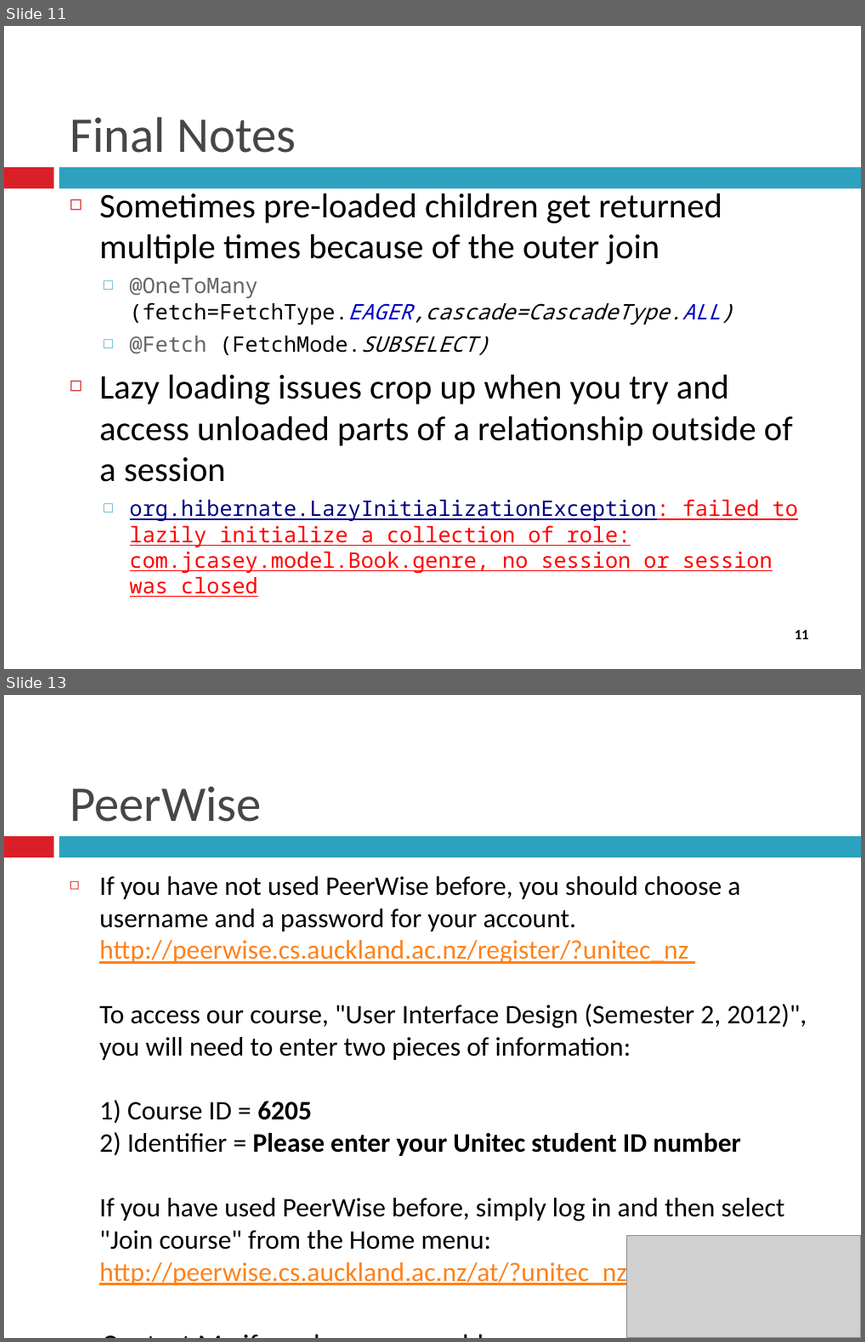
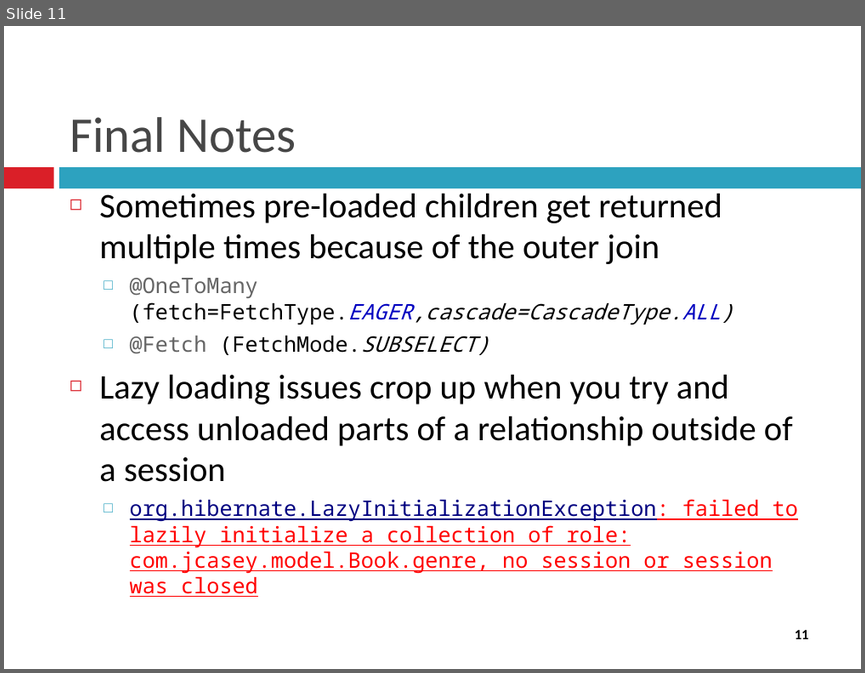
Before and after one commit to gareththomasnz/JAVAEE_Asst2, a slide deck: Documents/Week 4/EnterpriseJava4.pptx. Shown one above the other, each under a label of ours: slides 11 and 13 before the commit, slide 11 after it; the slides between them are not shown. The pictures are 865x1342 and 865x673 pixels, drawn with LibreOffice and Linux fonts; fonts in the diff are those of the drawing; grey boxes stand for pictures. Boxes give left, top, right and bottom in pixels: in the first picture for what was removed or moved away, otherwise in the second. Text is boxed around its words. In the diff, an @@ line names an element or a change of style, - is before the commit and + after.

```diff
--- a/Documents/Week 4/EnterpriseJava4.pptx
+++ b/Documents/Week 4/EnterpriseJava4.pptx
@@ slide 13 removed at <box>4,695,861,1338</box>, background #FFFFFF; not listed: 2 template elements that a slide beside it also shows @@
@@ title removed at <box>69,786,262,822</box> @@
-PeerWise
@@ text removed at <box>99,876,806,1285</box> @@
-◻ If you have not used PeerWise before, you should choose a username and a password for your account. http://peerwise.cs.auckland.ac.nz/register/?unitec_nz
-  To access our course, "User Interface Design (Semester 2, 2012)", you will need to enter two pieces of information:
-  1) Course ID = 6205
-  2) Identifier = Please enter your Unitec student ID number
-  If you have used PeerWise before, simply log in and then select "Join course" from the Home menu: http://peerwise.cs.auckland.ac.nz/at/?unitec_nz
-  • Contact Me if you have any problems
@@ picture removed at <box>627,1236,861,1338</box> @@
```
Also in this commit, not shown: 1 slide changed, 1 other slide removed, 2 other files.
